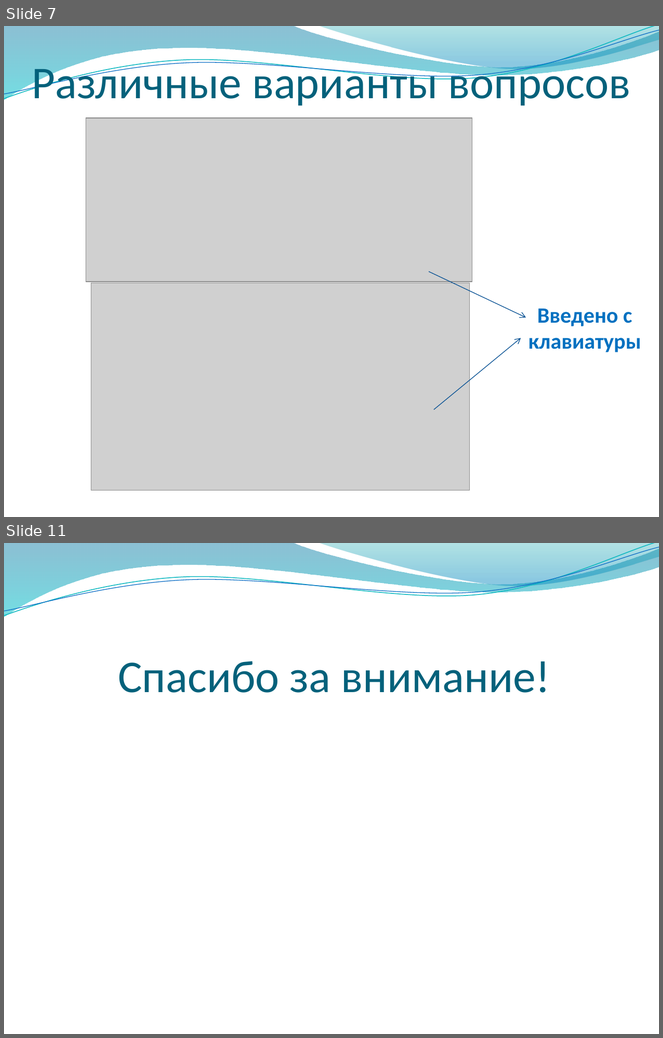
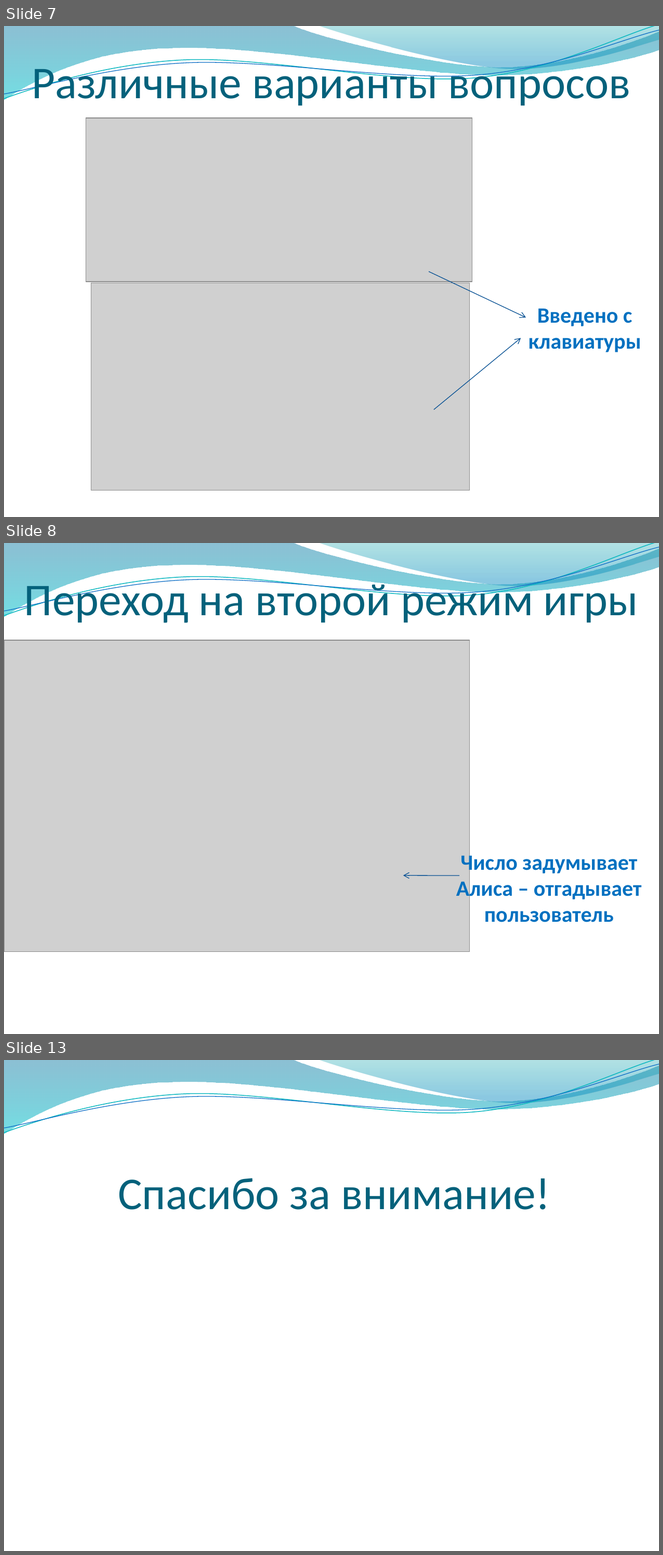
Before and after one commit to alexandr-55/Final_project, a slide deck: Ugaday_chiclo_itog.pptx. Shown one above the other, each under a label of ours: slides 7 and 11 before the commit, slides 7, 8 and 13 after it; the slides between them are not shown. The pictures are 663x1038 and 663x1555 pixels, drawn with LibreOffice and Linux fonts; fonts in the diff are those of the drawing; grey boxes stand for pictures; background and template pictures are left out. Boxes give left, top, right and bottom in pixels: in the first picture for what was removed or moved away, otherwise in the second. Text is boxed around its words. In the diff, an @@ line names an element or a change of style, - is before the commit and + after.

```diff
--- a/Ugaday_chiclo_itog.pptx
+++ b/Ugaday_chiclo_itog.pptx
@@ slide 8 added at (4,543,659,1034), background picture (left out); not listed: 4 template elements that a slide beside it also shows @@
@@ title added at (24,578,638,623), 50 pt, text #04617B @@
+Переход на второй режим игры
@@ picture added at (4,640,470,952) @@
@@ text added at (456,852,642,923), 24 pt, text #0070C0, bold @@
+Число задумывает Алиса – отгадывает пользователь
@@ arrow added from (460, 876) to (403, 876), #095295 0.75 pt @@
@@ what was slide 11 is now slide 13 @@
```
Also in this commit, not shown: 4 slides changed, 1 other slide added, 1 other file.
